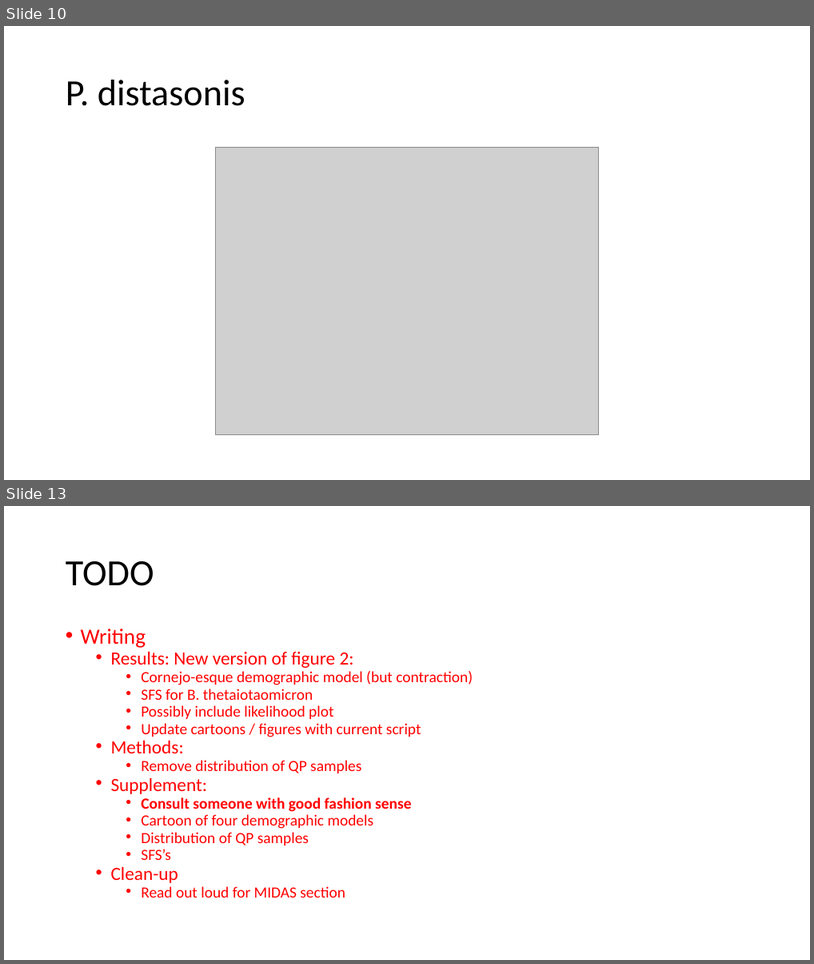
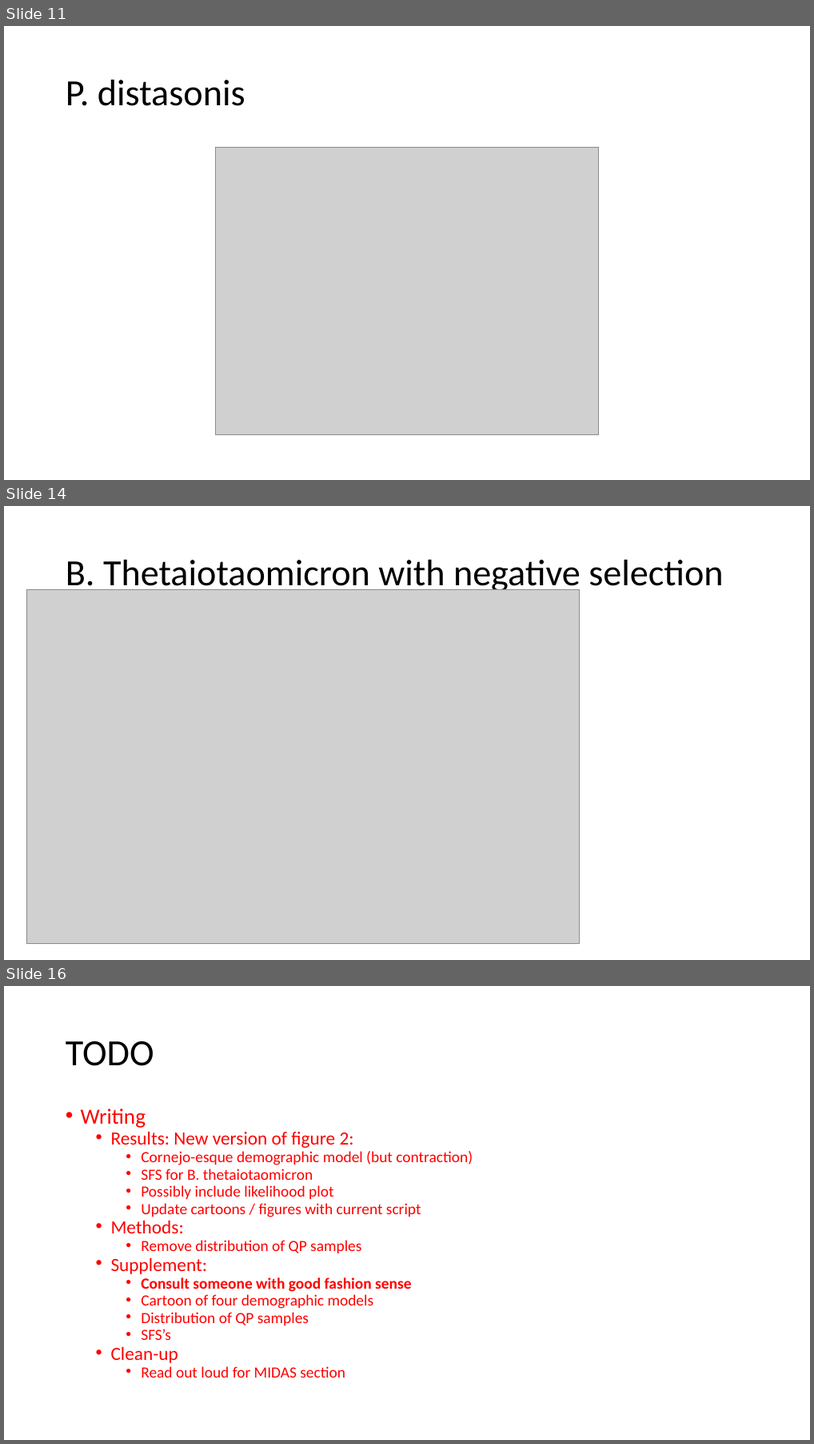
Before and after one commit to jon-mah/demo_for_ccgb, a slide deck: Summary/20220815_microbiome_demographic_slides.pptx. Shown one above the other, each under a label of ours: slides 10 and 13 before the commit, slides 11, 14 and 16 after it; the slides between them are not shown. The pictures are 814x964 and 814x1444 pixels, drawn with LibreOffice and Linux fonts; fonts in the diff are those of the drawing; grey boxes stand for pictures. Boxes give left, top, right and bottom in pixels: in the first picture for what was removed or moved away, otherwise in the second. Text is boxed around its words. In the diff, an @@ line names an element or a change of style, - is before the commit and + after.

```diff
--- a/Summary/20220815_microbiome_demographic_slides.pptx
+++ b/Summary/20220815_microbiome_demographic_slides.pptx
@@ slide 14 added at (4, 506, 810, 960), background #FFFFFF @@
@@ title added at (66, 560, 723, 595), 44 pt, text #000000 @@
+B. Thetaiotaomicron with negative selection
@@ picture added at (26, 589, 580, 944) @@
@@ what was slide 10 is now slide 11 @@
@@ what was slide 13 is now slide 16 @@
```
Also in this commit, not shown: 3 slides changed, 5 other slides added, 1 slide removed, 17 other files.
